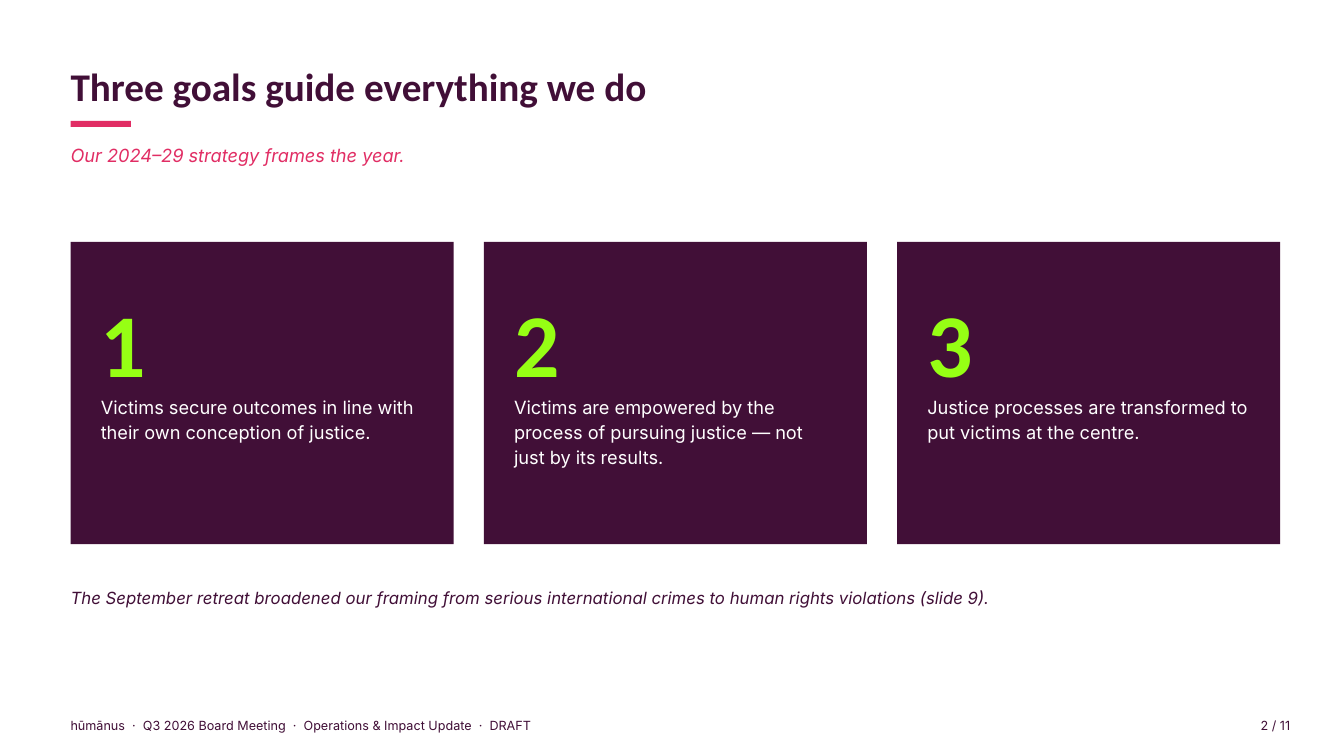
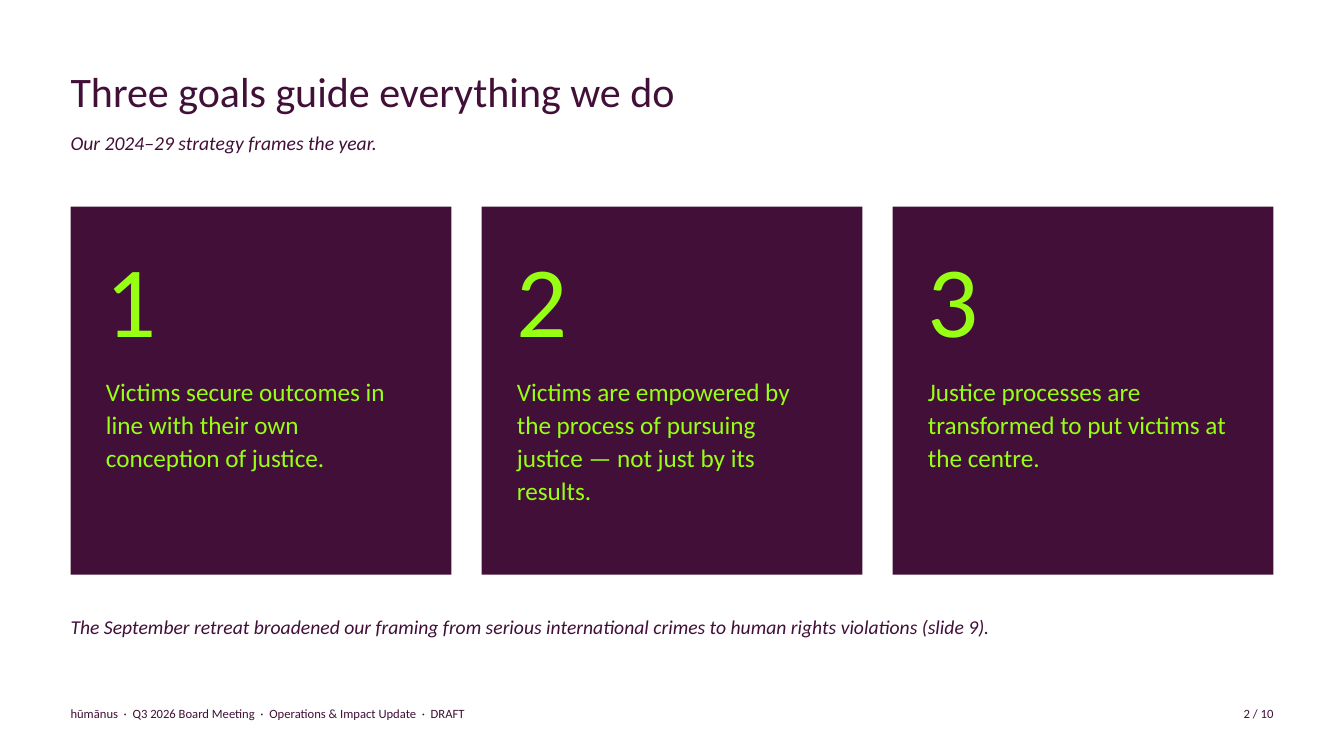
Before and after one commit to evafrances04/humanusGovernance, a slide deck: slide 2 of 2026/Q3/ED-Operations-Impact-Q3-2026-DRAFT.pptx. Drawn at 1344x756 pixels with LibreOffice and Linux fonts; fonts in the diff are those of the drawing. Boxes give left, top, right and bottom in pixels: in the first picture for what was removed or moved away, otherwise in the second. Text is boxed around its words. In the diff, an @@ line names an element or a change of style, - is before the commit and + after.

```diff
--- a/2026/Q3/ED-Operations-Impact-Q3-2026-DRAFT.pptx
+++ b/2026/Q3/ED-Operations-Impact-Q3-2026-DRAFT.pptx
@@ rectangle removed at (x1=0, y1=0, x2=1344, y2=756) @@
@@ text "Three goals guide everything we ..." at (x1=71, y1=78, x2=674, y2=115): size 28 to 30 pt, bold off; line spacing 1.15 to 1; vertical alignment top to bottom @@
@@ text "Our 2024–29 strategy frames the ..." moved from (x1=71, y1=148, x2=404, y2=166) to (x1=71, y1=136, x2=377, y2=154) @@
@@ text "Our 2024–29 strategy frames the ..." at (x1=71, y1=136, x2=377, y2=154): size 13 to 14 pt, font Inter to Calibri, text colour #E12D64 to #410F37; line spacing 1.15 to 1 @@
@@ rectangle removed at (x1=71, y1=121, x2=131, y2=127) @@
@@ rectangle resized from (x1=71, y1=242, x2=454, y2=544) to (x1=71, y1=207, x2=452, y2=575) @@
@@ rectangle resized from (x1=484, y1=242, x2=867, y2=544) to (x1=482, y1=207, x2=863, y2=575) @@
@@ rectangle resized from (x1=897, y1=242, x2=1280, y2=544) to (x1=893, y1=207, x2=1274, y2=575) @@
@@ text "1" moved from (x1=101, y1=318, x2=146, y2=377) to (x1=106, y1=272, x2=157, y2=337) @@
@@ text "2" moved from (x1=514, y1=318, x2=559, y2=377) to (x1=517, y1=271, x2=568, y2=337) @@
@@ size 64 to 72 pt, bold off; line spacing 1.15 to 1 in 3 elements at (x1=106, y1=272, x2=157, y2=337), (x1=517, y1=271, x2=568, y2=337), (x1=928, y1=271, x2=979, y2=338) @@
@@ text "3" moved from (x1=927, y1=318, x2=972, y2=378) to (x1=928, y1=271, x2=979, y2=338) @@
@@ text "Victims secure outcomes in line ..." moved from (x1=101, y1=400, x2=414, y2=443) to (x1=106, y1=383, x2=385, y2=472) @@
@@ text "Victims are empowered by the ..." moved from (x1=514, y1=400, x2=803, y2=468) to (x1=517, y1=383, x2=790, y2=500) @@
@@ size 13 to 18 pt, font Inter to Calibri, text colour #FFFFFF to #96FF14; line spacing 1.15 to 1.1 in 3 elements at (x1=106, y1=383, x2=385, y2=472), (x1=517, y1=383, x2=790, y2=500), (x1=928, y1=383, x2=1225, y2=467) @@
@@ text "Justice processes are transformed to ..." moved from (x1=927, y1=400, x2=1248, y2=443) to (x1=928, y1=383, x2=1225, y2=467) @@
@@ text "The September retreat broadened our ..." moved from (x1=71, y1=590, x2=989, y2=608) to (x1=71, y1=620, x2=989, y2=638) @@
@@ text "The September retreat broadened our ..." at (x1=71, y1=620, x2=989, y2=638): size 12 to 14 pt, font Inter to Calibri; line spacing 1.15 to 1 @@
@@ text "hūmānus · Q3 2026 Board ..." moved from (x1=71, y1=720, x2=532, y2=733) to (x1=71, y1=709, x2=465, y2=720) @@
@@ text "hūmānus · Q3 2026 Board ..." at (x1=71, y1=709, x2=465, y2=720): font Inter to Calibri; line spacing 1.15 to 1 @@
@@ text at (x1=1244, y1=710, x2=1274, y2=718): text changed; font Inter to Calibri @@
-2 / 11
+2 / 10
```
Also in this commit, not shown: 9 other slides changed, 1 slide removed, 2 other files.
